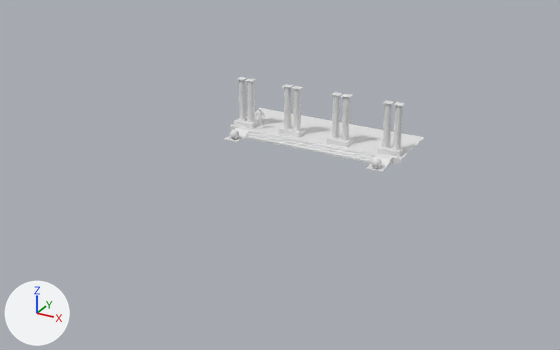
Two versions of the Blender file am.blend, one commit apart.
One viewpoint serves both versions: a 50 mm lens placed at (26.7, -52.3, 23.7), pointed at (-0.8, -2.3, -1.3). Lighting does not change. The marker at lower left points along +X, +Y and +Z.
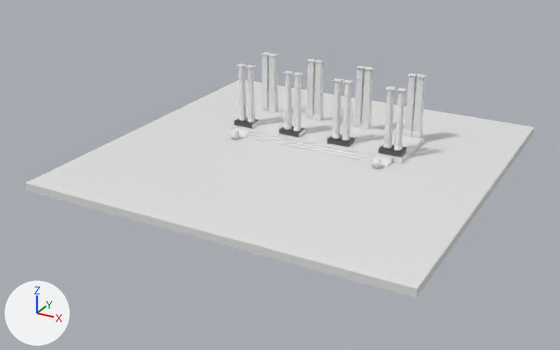
Commit message: Fixed mistakes

What differs and where, as boxes [x1, y1, x2, y2] in the pictures (560 x 350 px; the box of a moved part takes in the faces that stretch with it):
'Cube', shown: after [25, 80, 534, 298]
'Cube.003', reshaped, moved, modifiers changed (16% taller): before [234, 77, 405, 157]; after [234, 64, 407, 157]
'Plane.001', added: after [261, 52, 427, 139]
part 1 of me_cube_003, moved or reshaped: before [234, 117, 405, 157]; after [279, 126, 304, 138]
part 2 of me_cube_003, moved or reshaped: before [237, 77, 394, 105]; after [236, 64, 396, 90]
part 3 of me_cube_003, added: after [234, 117, 407, 157]
part 4 of me_cube_003, moved or reshaped: before [245, 78, 405, 106]; after [246, 65, 407, 92]
part 5 of me_cube_003, added: after [238, 66, 394, 148]
part 6 of me_cube_003, added: after [247, 68, 405, 151]
part 7 of me_cube_003, deleted: before [239, 80, 392, 148]
part 8 of me_cube_003, deleted: before [247, 81, 403, 150]

The edits, one by one:
me_cube_003 is used by ob_cube_003; location (0.0, 0.0, 0.0); scale (0.933, 0.637, 0.227).
me_cube_003 had 1432 vertices, 1361 faces and spanned x -8.3..-6.3, y 3.1..5.1, z 1.6..20.0.
me_cube_003 now has 1696 vertices, 1622 faces and spans x -1.0..1.0, y -1.0..1.0, z -1.0..22.7.
me_cube_003 part 1: the loose piece of 8 vertices spanning x -8.3..-6.3, y 3.1..5.1, z 1.6..3.6 is moved by (7.3, -4.1, -2.6).
me_cube_003 part 2: the loose piece of 8 vertices spanning x -8.1..-7.4, y 3.5..4.6, z 19.8..20.0 is moved by (7.3, -4.1, 2.7).
me_cube_003 part 3: the loose piece of 8 vertices spanning x -8.3..-6.3, y 3.1..5.1, z 1.6..3.6 is copied, and the copy is mirrored in x about its middle, then moved by (7.3, -4.1, -2.6); it spans x -1.0..1.0, y -1.0..1.0, z -1.0..1.0.
me_cube_003 part 4: the loose piece of 8 vertices spanning x -7.1..-6.4, y 3.5..4.6, z 19.8..20.0 is moved by (7.3, -4.1, 2.7).
me_cube_003 part 5: a new loose piece of 832 vertices spanning x -0.8..-0.1, y -0.5..0.5, z 0.9..22.5.
me_cube_003 part 6: a new loose piece of 832 vertices spanning x 0.1..0.8, y -0.5..0.5, z 0.9..22.5.
me_cube_003 part 7: the loose piece of 704 vertices spanning x -8.1..-7.4, y 3.5..4.6, z 3.5..19.8 is deleted.
me_cube_003 part 8: the loose piece of 704 vertices spanning x -7.1..-6.4, y 3.5..4.6, z 3.5..19.8 is deleted.
me_cube_003 part 9: the surface is now shaded smooth.
Mesh me_plane_004 is new.
It has 232 vertices, 228 faces and spans x -3.1..1.0, y -1.0..1.0, z 0.5..16.0.
Object 'Cube' (ob_cube) is now shown.
Object 'Cube' (ob_cube) is rescaled from (50.0, 50.0, 1.0) to (15.3, 15.3, 0.305).
Object 'Cube.003' (ob_cube_003) moves from (0.0, 0.0, 0.0) to (-6.77, 2.58, 0.58).
Object 'Cube.003' (ob_cube_003) has a ARRAY modifier named 'Array'.
On modifier 'Array' of object 'Cube.003' (ob_cube_003), relative_offset_displace goes from (2.4, 0.0, 0.0) to (2.42, 0.0, 0.0).
Object 'Plane.001' (ob_plane_001) is new; it shows me_plane_004.
Its location is (-6.56, 6.9, 0.23).
Its scale is (0.344, 0.344, 0.344).
It gains a ARRAY modifier named 'Array'.
Modifier setting: count = 4.
Modifier setting: constant_offset_displace = (0.0, 0.0, 0.0).
Modifier setting: relative_offset_displace = (3.235, 0.0, 0.0).
